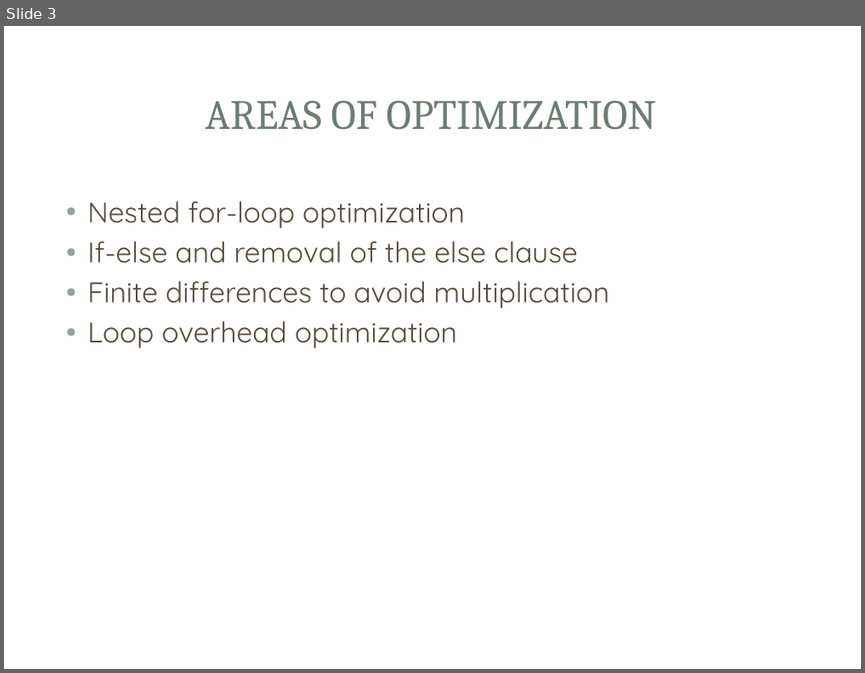
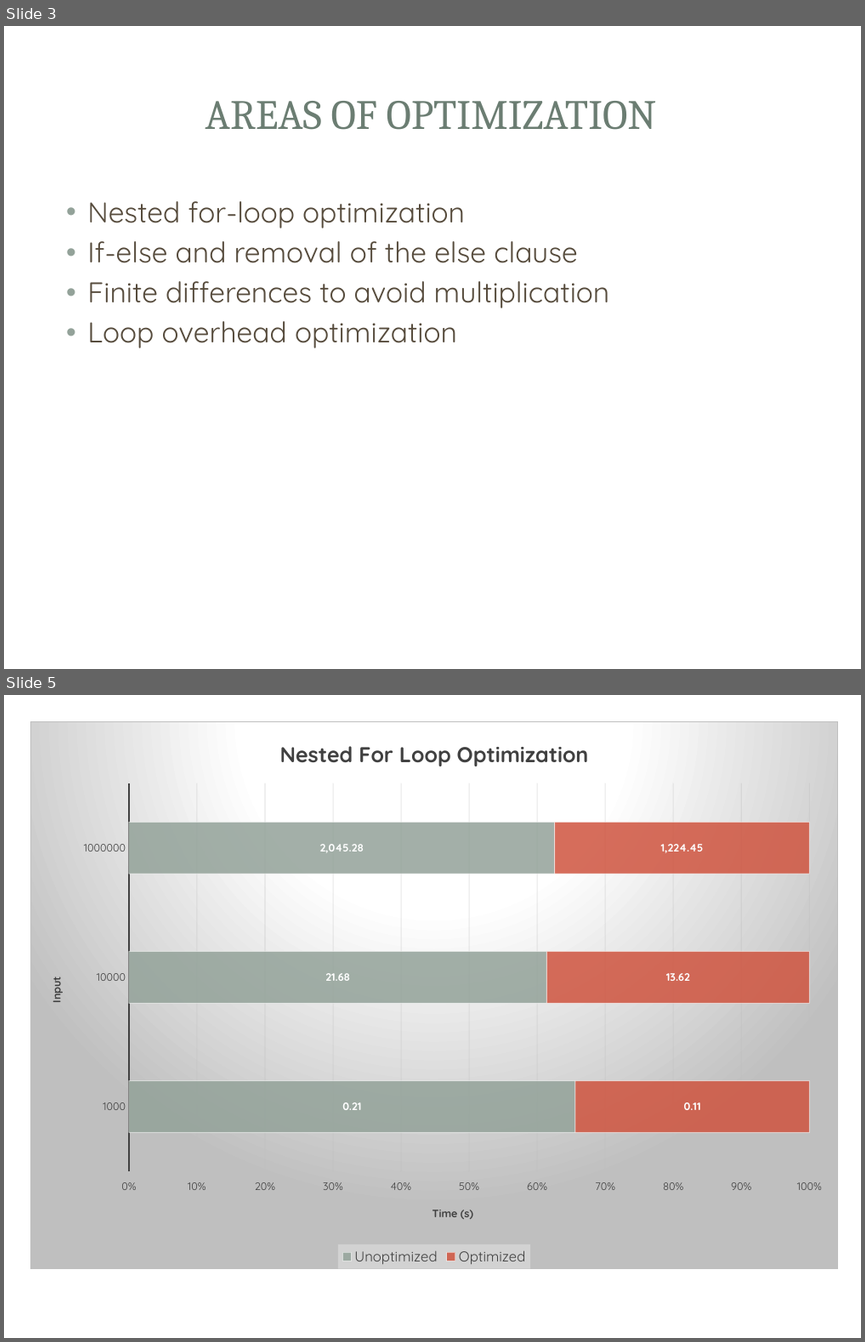
Before and after one commit to saiyamsethi5/4tb3-static-analysis, a slide deck: presentation/Presentation.pptx. Shown one above the other, each under a label of ours: slide 3 before the commit, slides 3 and 5 after it; the slides between them are not shown. The pictures are 865x673 and 865x1342 pixels, drawn with LibreOffice and Linux fonts; fonts in the diff are those of the drawing; background and template pictures are left out. Boxes give left, top, right and bottom in pixels: in the first picture for what was removed or moved away, otherwise in the second. Text is boxed around its words. In the diff, an @@ line names an element or a change of style, - is before the commit and + after.

```diff
--- a/presentation/Presentation.pptx
+++ b/presentation/Presentation.pptx
@@ slide 5 added at (x1=4, y1=695, x2=861, y2=1338), background picture (left out); not listed: 3 template elements that a slide beside it also shows @@
@@ bar stacked 100% chart added at (x1=30, y1=721, x2=838, y2=1269) @@
+title "Nested For Loop Optimization"
+categories: 1000.0, 10000.0, 1.0E6
+Unoptimized: 0.21, 21.68, 2045.28
+Optimized: 0.11, 13.62, 1224.45
```
Also in this commit, not shown: 4 slides changed, 3 other slides added, 3 other files.
